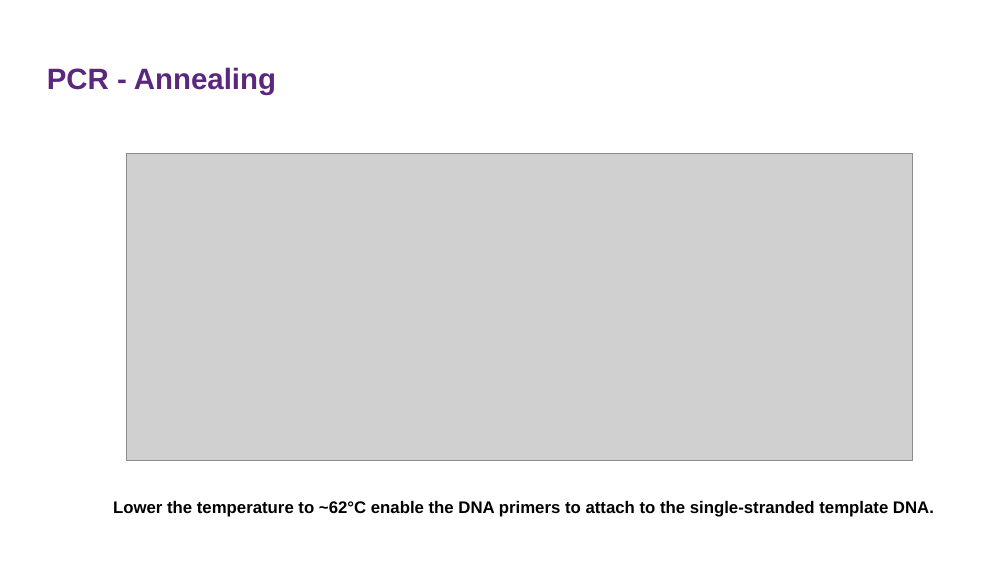
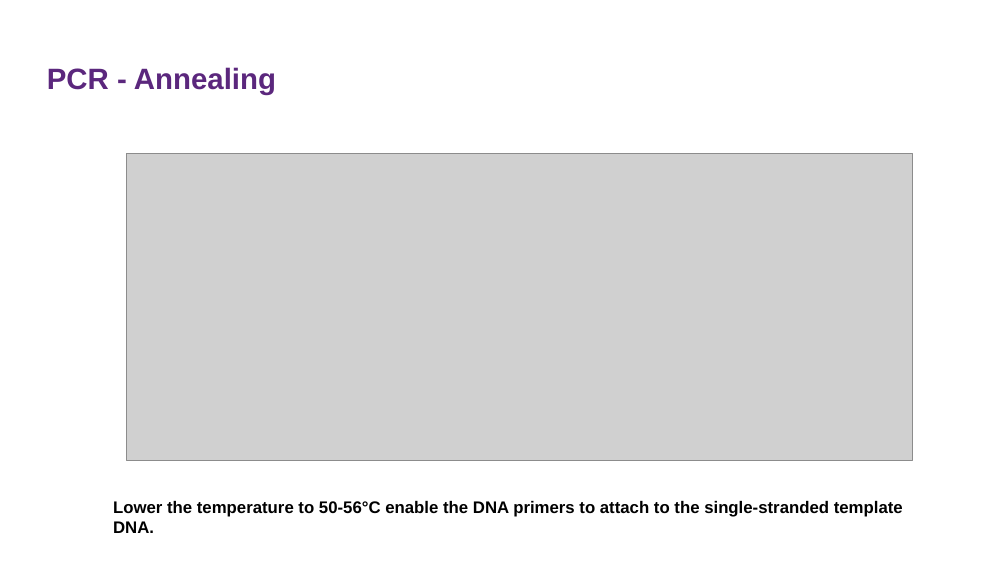
Before and after one commit to sanjaynagi/AnoPrimer, a slide deck: slide 6 of agamPrimer.odp (slide 7 before the commit). Drawn at 1008x567 pixels with LibreOffice and Linux fonts; fonts in the diff are those of the drawing; grey boxes stand for pictures; background and template pictures are left out. Boxes give left, top, right and bottom in pixels: in the first picture for what was removed or moved away, otherwise in the second. Text is boxed around its words. In the diff, an @@ line names an element or a change of style, - is before the commit and + after.

```diff
--- a/agamPrimer.odp
+++ b/agamPrimer.odp
@@ text at (113,501,903,533): text changed @@
-Lower the temperature to ~62°C enable the DNA primers to attach to the single-stranded template DNA.
+Lower the temperature to 50-56°C enable the DNA primers to attach to the single-stranded template DNA.
```
Also in this commit, not shown: 8 other slides changed, 1 slide removed, 2 other files.
